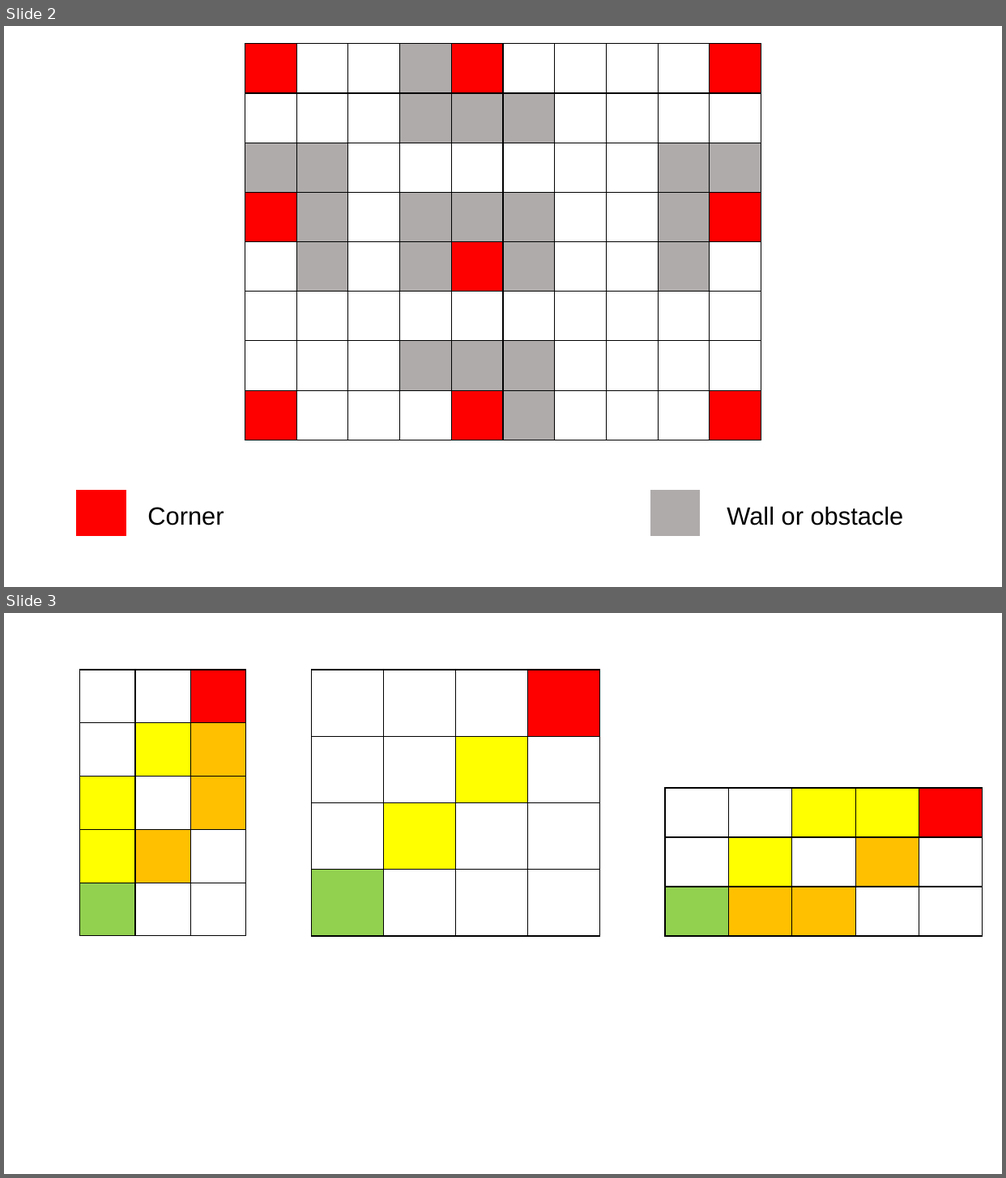
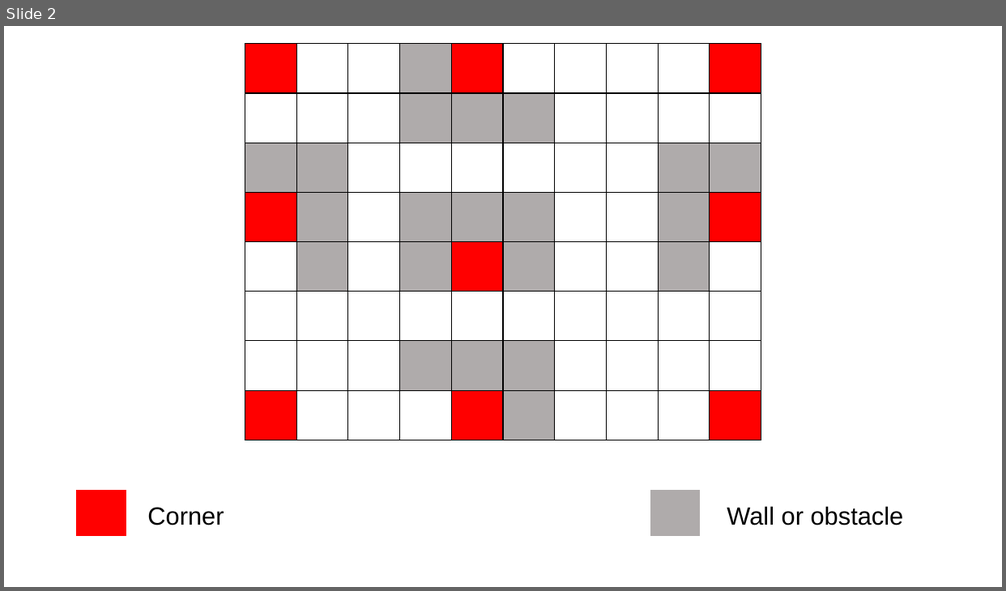
Before and after one commit to Namronaldo08102004/Project01-Hide-and-Seek, a slide deck: Demonstration.pptx. Shown one above the other, each under a label of ours: slides 2 and 3 before the commit, slide 2 after it. The pictures are 1006x1178 and 1006x591 pixels, drawn with LibreOffice and Linux fonts; fonts in the diff are those of the drawing. Boxes give left, top, right and bottom in pixels: in the first picture for what was removed or moved away, otherwise in the second. Text is boxed around its words. In the diff, an @@ line names an element or a change of style, - is before the commit and + after.

```diff
--- a/Demonstration.pptx
+++ b/Demonstration.pptx
@@ slide 3 removed at (x1=4, y1=613, x2=1002, y2=1174), background #FFFFFF @@
@@ table removed at (x1=79, y1=670, x2=246, y2=936), 5 rows, 3 columns @@
- |  | 
- |  | 
- |  | 
- |  | 
- |  | 
@@ table removed at (x1=312, y1=670, x2=599, y2=936), 4 rows, 4 columns @@
- |  |  | 
- |  |  | 
- |  |  | 
- |  |  | 
@@ table removed at (x1=665, y1=788, x2=983, y2=936), 3 rows, 5 columns @@
- |  |  |  | 
- |  |  |  | 
- |  |  |  | 
```
Also in this commit, not shown: 6 slides added, 1 other slide removed, 6 other files.
